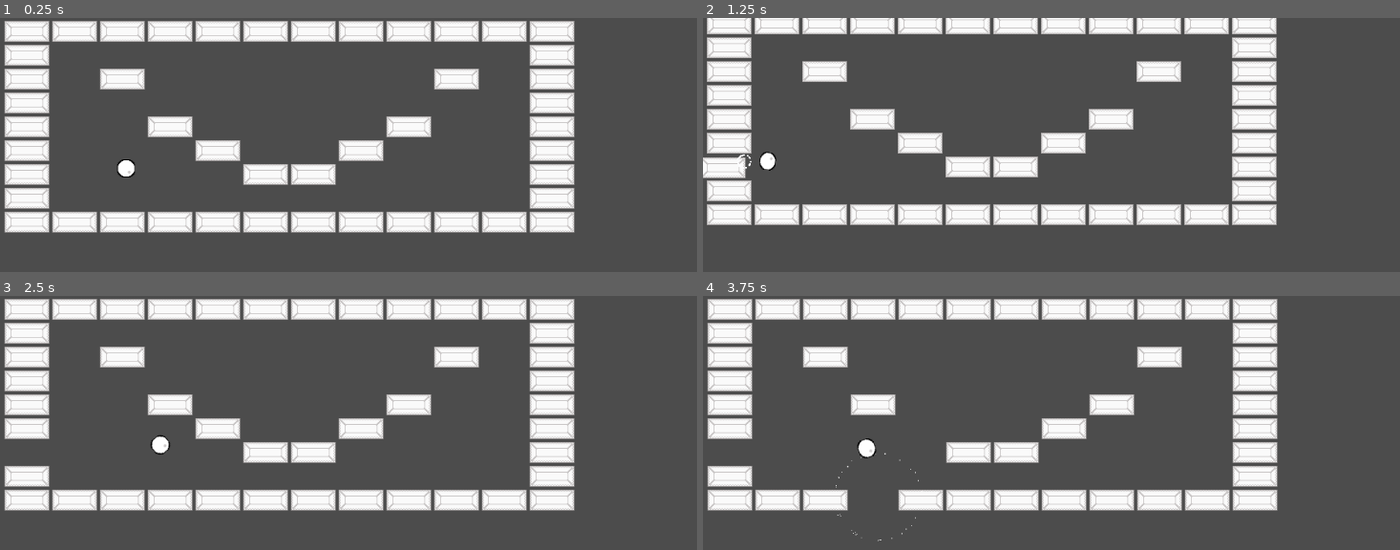
Above: before the commit, frames 1-4 (two rows, left to right).
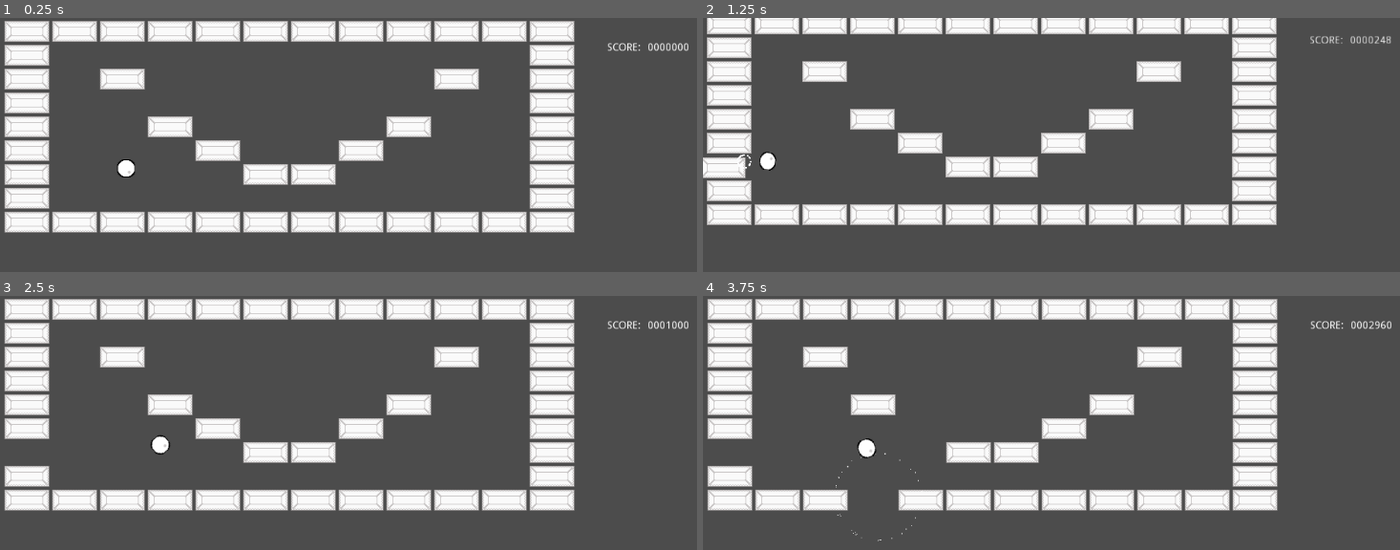
Above: after the commit, the same moments.

Repository: Anatolij-Grigorjev/Breakout4Godot
Game: Godot game, scene res://BreakoutGame.tscn
Two runs of this game, one before a commit and one after it. Both use one fixed random seed, a clock stepped at 60 frames per second and the inputs below.
Inputs (mouse positions are in pixels of both pictures, inside the frame that each line leads up to):
- Up to frame 1 (0.25 s): no input
- Up to frame 2 (1.25 s): tap Enter at 0.5 s; move the mouse to (1253, 218) at 0.52 s; tap Alt at 0.6 s; click (1253, 218) at 0.67 s
- Up to frame 3 (2.5 s): drag from (230, 542) to (outside the picture) at 1.27 s; move the mouse to (460, 420) at 2.02 s; tap Shift at 2.1 s; click (460, 420) at 2.17 s
- Up to frame 4 (3.75 s): drag from (outside the picture) to (856, 453) at 2.77 s; move the mouse to (outside the picture) at 3.52 s; tap Ctrl at 3.6 s; click (outside the picture) at 3.67 s

The runs differ from the first frame. In frame 1, 0.2% of the frame differs, in the area x 87-99%, y 9-14%; in frame 2, 0.2%; in frame 3, 0.2%; in frame 4, 0.2%.

Commit message:
add points counter with numbers tween

Diff:
--- a/game/BreakoutGame.gd
+++ b/game/BreakoutGame.gd
@@ -2,15 +2,21 @@
 
 export(Vector2) var initialBallPos = Vector2(190, 200)
 
+onready var bricks = $BricksMap
 onready var ball = $Ball
 onready var ballSmokes = $ParticlesBattery
 onready var cameraShake = $Camera2D/ScreenShake
+onready var scoreCounter = $HitCounter
+
+var currentScore := 0
 
 
 # Called when the node enters the scene tree for the first time.
 func _ready():
+	scoreCounter.score = currentScore
 	ball.position = initialBallPos
 	ball.connect("ball_collided", self, "_on_ball_collided")
+	bricks.connect("brickDestroyed", self, "_on_brick_destroyed")
 
 
 func _on_ball_collided(collision: KinematicCollision2D):
@@ -19,3 +25,7 @@
 	var particlesPos = collision.position - (collision.normal * 10)
 	var particlesRotation = collision.normal.angle()
 	ballSmokes.fireNextParticleSystem(particlesPos, particlesRotation)
+
+
+func _on_brick_destroyed(type: int, pos: Vector2):
+	scoreCounter.score += 1000
--- a/game/BreakoutGame.tscn
+++ b/game/BreakoutGame.tscn
@@ -7,6 +7,7 @@
 [ext_resource path="res://BreakoutGame.gd" type="Script" id=5]
 [ext_resource path="res://tools/ParticlesBattery.gd" type="Script" id=6]
 [ext_resource path="res://tools/CameraShake.tscn" type="PackedScene" id=7]
+[ext_resource path="res://gui/HitCounter.tscn" type="PackedScene" id=8]
 
 [node name="BreakoutGame" type="Node2D"]
 script = ExtResource( 5 )
@@ -29,6 +30,9 @@
 [node name="BarrierRight" parent="." instance=ExtResource( 3 )]
 position = Vector2( 1044, 0 )
 
+[node name="HitCounter" parent="." instance=ExtResource( 8 )]
+position = Vector2( 810, 18 )
+
 [node name="Ball" parent="." instance=ExtResource( 1 )]
 
 [node name="ParticlesBattery" type="Node2D" parent="."]
--- a/game/gui/HitCounter.gd
+++ b/game/gui/HitCounter.gd
@@ -2,16 +2,33 @@
 extends Node2D
 
 export(String) var scoreFormat: String = "%07d"
-export(float) var score: float = 0.0 setget _setScore
+export(float) var score: float = 0.0 setget _setValue
 
-onready var label: Label = $Label
+onready var valueLabel: Label = $HBoxContainer/ValueLabel
+onready var tween: Tween = $Tween
 
 
 func _ready():
-	pass # Replace with function body.
+	pass
 
 
-func _setScore(value: float):
-	score = value
-	if ($Label):
-		$Label.text = scoreFormat % score
+func _setValue(value: float):
+	setTotalValue(value)
+
+
+func setTotalValue(newTotal: float):
+	var prevScore: float = score
+	score = newTotal
+	if ($Tween):
+		$Tween.remove_all()
+		$Tween.interpolate_method(
+			self, "_setLabelTo",
+			prevScore, newTotal,
+			0.5, Tween.TRANS_QUAD, Tween.EASE_OUT
+		)
+		$Tween.start()
+
+
+func _setLabelTo(value: float):
+	if ($HBoxContainer/ValueLabel):
+		$HBoxContainer/ValueLabel.text = scoreFormat % value
--- a/game/gui/HitCounter.tscn
+++ b/game/gui/HitCounter.tscn
@@ -4,13 +4,28 @@
 
 [node name="HitCounter" type="Node2D"]
 script = ExtResource( 1 )
-scoreFormat = "%07d"
-score = 90.0
 
-[node name="Label" type="Label" parent="."]
+[node name="Tween" type="Tween" parent="."]
+
+[node name="HBoxContainer" type="HBoxContainer" parent="."]
 margin_right = 40.0
-margin_bottom = 14.0
-text = "0000090"
+margin_bottom = 40.0
+custom_constants/separation = 5
+
+[node name="TagLabel" type="Label" parent="HBoxContainer"]
+margin_top = 13.0
+margin_right = 49.0
+margin_bottom = 27.0
+text = "SCORE: "
+valign = 1
+uppercase = true
+
+[node name="ValueLabel" type="Label" parent="HBoxContainer"]
+margin_left = 54.0
+margin_top = 13.0
+margin_right = 110.0
+margin_bottom = 27.0
+text = "0000000"
 align = 2
 valign = 1
 uppercase = true
Not shown: 1 places in game/BreakoutGame.tscn that only renumber resources
